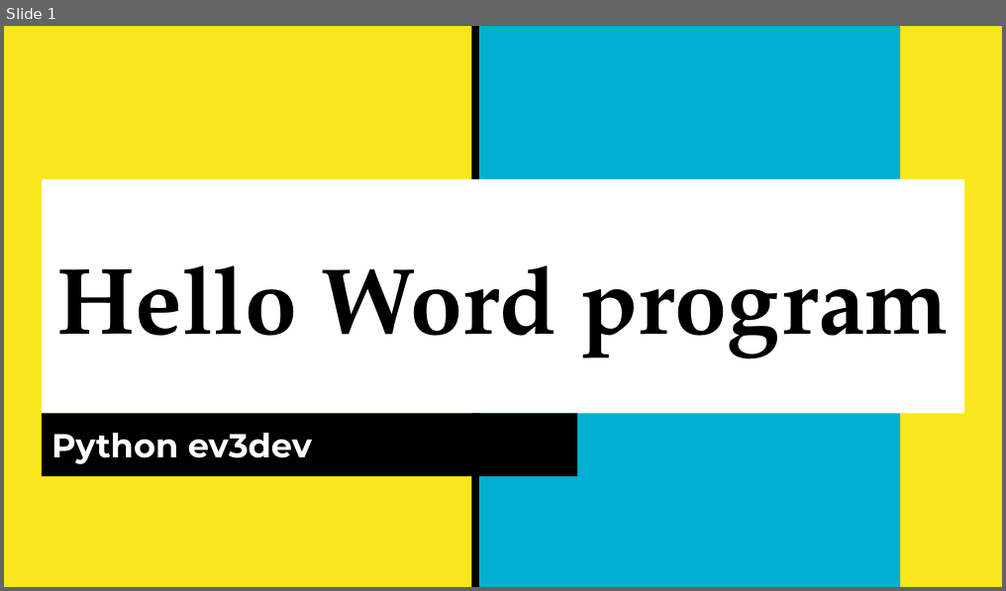
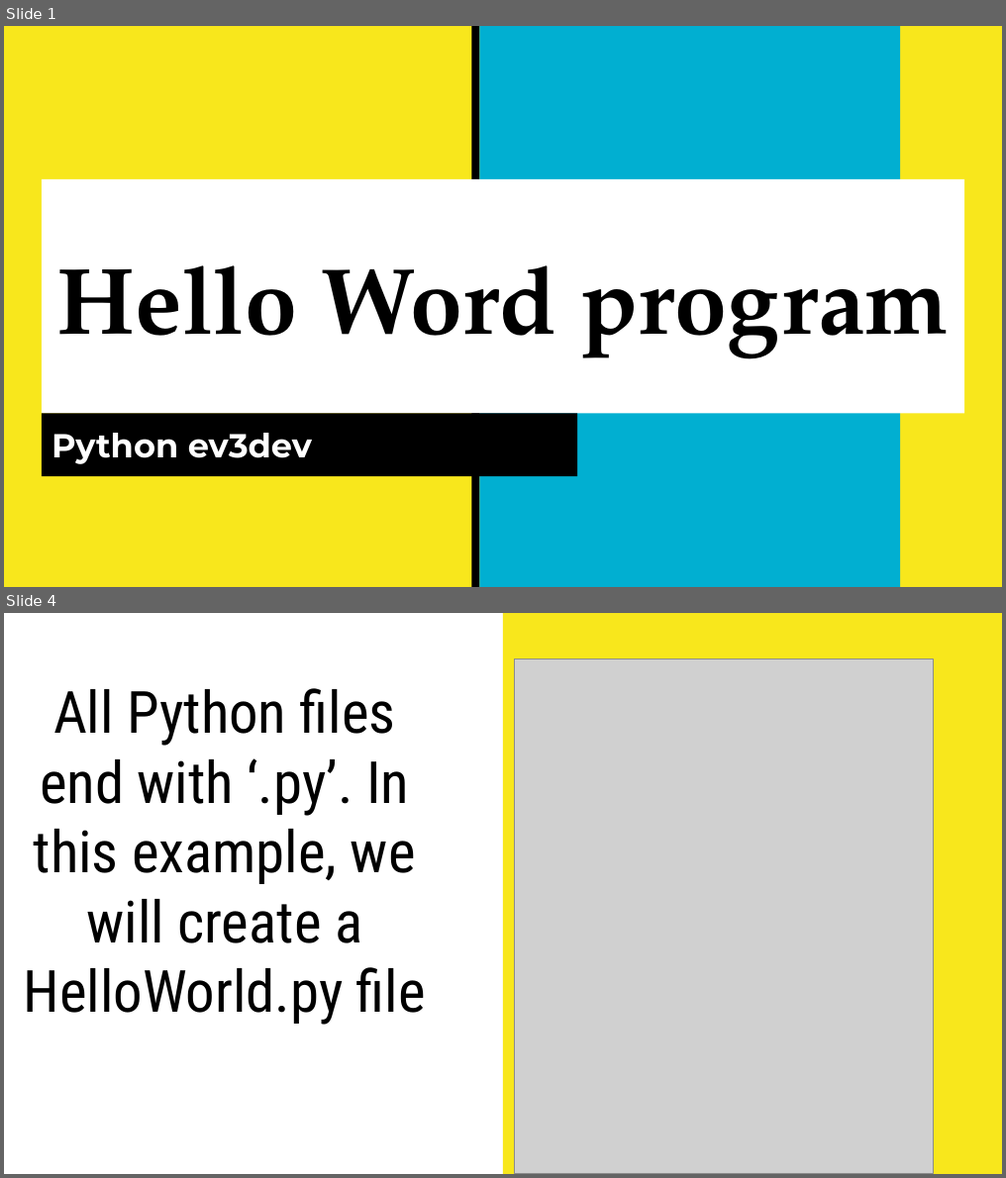
Before and after one commit to stmu-camp/ev3dev, a slide deck: PythonCodeAndDocs/Lessons/Lesson 2_ Hello World!.pptx. Shown one above the other, each under a label of ours: slide 1 before the commit, slides 1 and 4 after it; the slides between them are not shown. The pictures are 1006x591 and 1006x1178 pixels, drawn with LibreOffice and Linux fonts; fonts in the diff are those of the drawing; grey boxes stand for pictures. Boxes give left, top, right and bottom in pixels: in the first picture for what was removed or moved away, otherwise in the second. Text is boxed around its words. In the diff, an @@ line names an element or a change of style, - is before the commit and + after.

```diff
--- a/PythonCodeAndDocs/Lessons/Lesson 2_ Hello World!.pptx
+++ b/PythonCodeAndDocs/Lessons/Lesson 2_ Hello World!.pptx
@@ slide 4 added at (4,613,1002,1174), background #FFFFFF @@
@@ rectangle added at (503,613,1002,1173), fill #F8E71C @@
@@ picture added at (514,659,933,1173) @@
@@ title added at (24,688,426,1025), 42 pt, text #000000 @@
+All Python files end with ‘.py’. In this example, we will create a HelloWorld.py file
```
Also in this commit, not shown: 11 other slides added, 1 slide removed, 4 other files.
